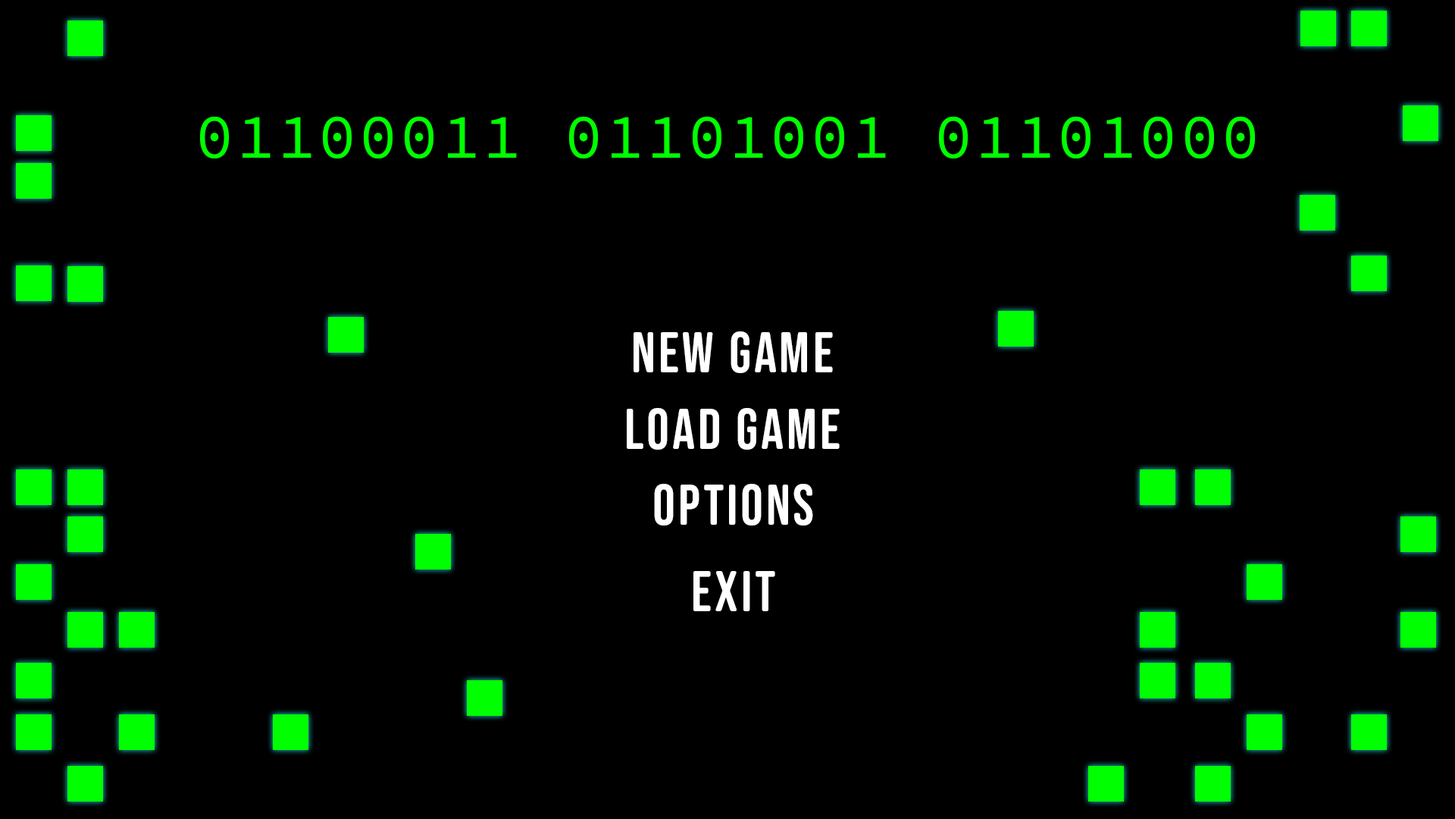
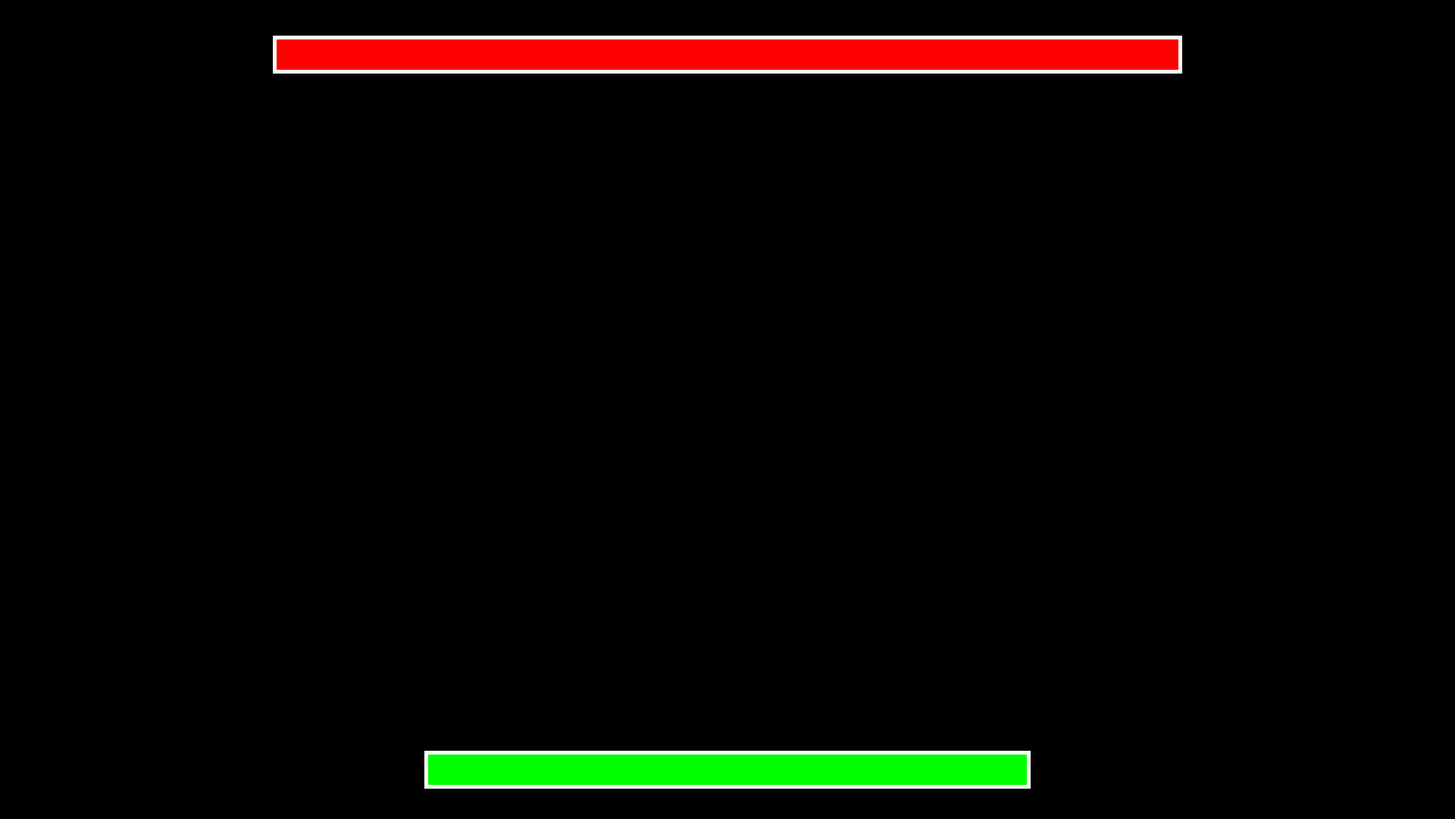
Layer changes from the first 1455px x 819px image to the second:
added layer "HealthBar_Enemy.png" above "HealthBG_Enemy.png" over (276, 39, 1179, 70)
added layer "HealthBG_Enemy.png" above "HealthBar_Player.png" over (272, 35, 1183, 74)
added layer "HealthBar_Player.png" above "HealthBG_Player.png" over (428, 754, 1028, 785)
added layer "HealthBG_Player.png" above "Group 2" over (424, 750, 1031, 789)
moved "Exit.png" into group "Group 2" over (693, 570, 776, 611)
moved "Options.png" into group "Group 2" over (654, 483, 814, 526)
moved "Load Game.png" into group "Group 2" over (626, 407, 840, 450)
moved "New Game.png" into group "Group 2" over (633, 331, 834, 373)
moved "Group 1" into group "Group 2" over (15, 10, 1439, 802)
moved "01100011 01101001 01101000" into group "Group 2" over (200, 115, 1256, 159)
